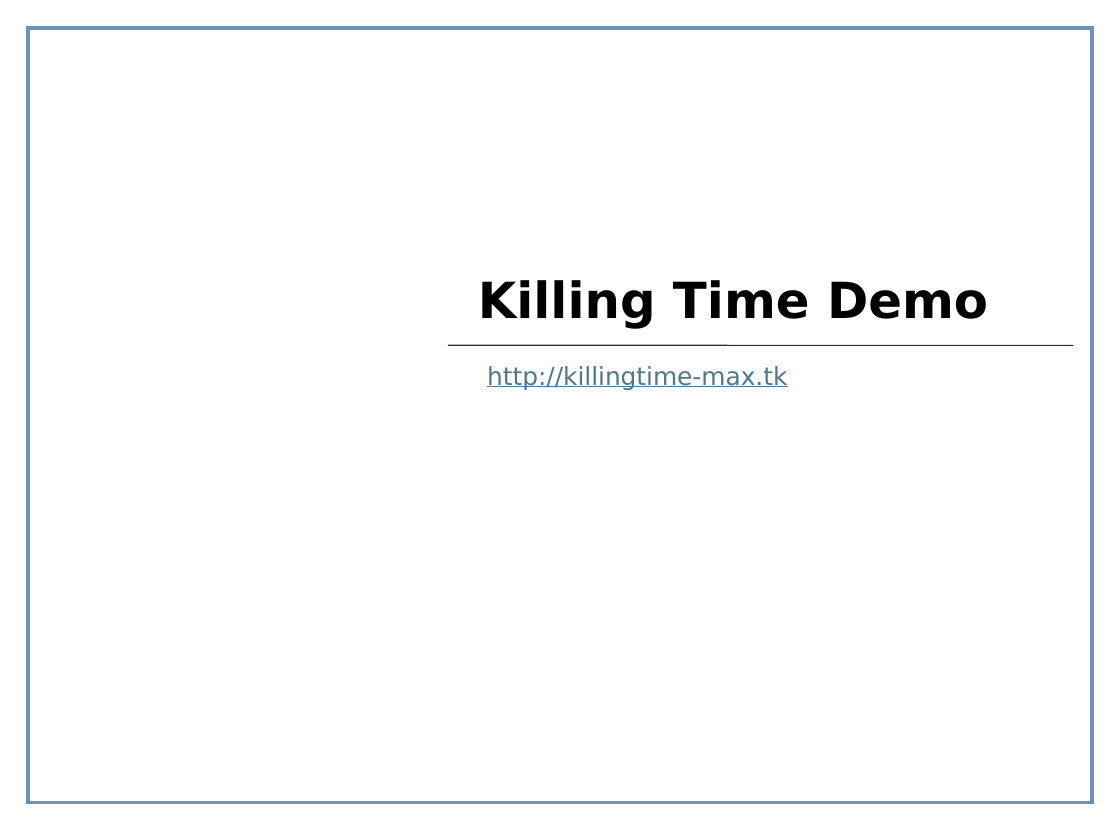
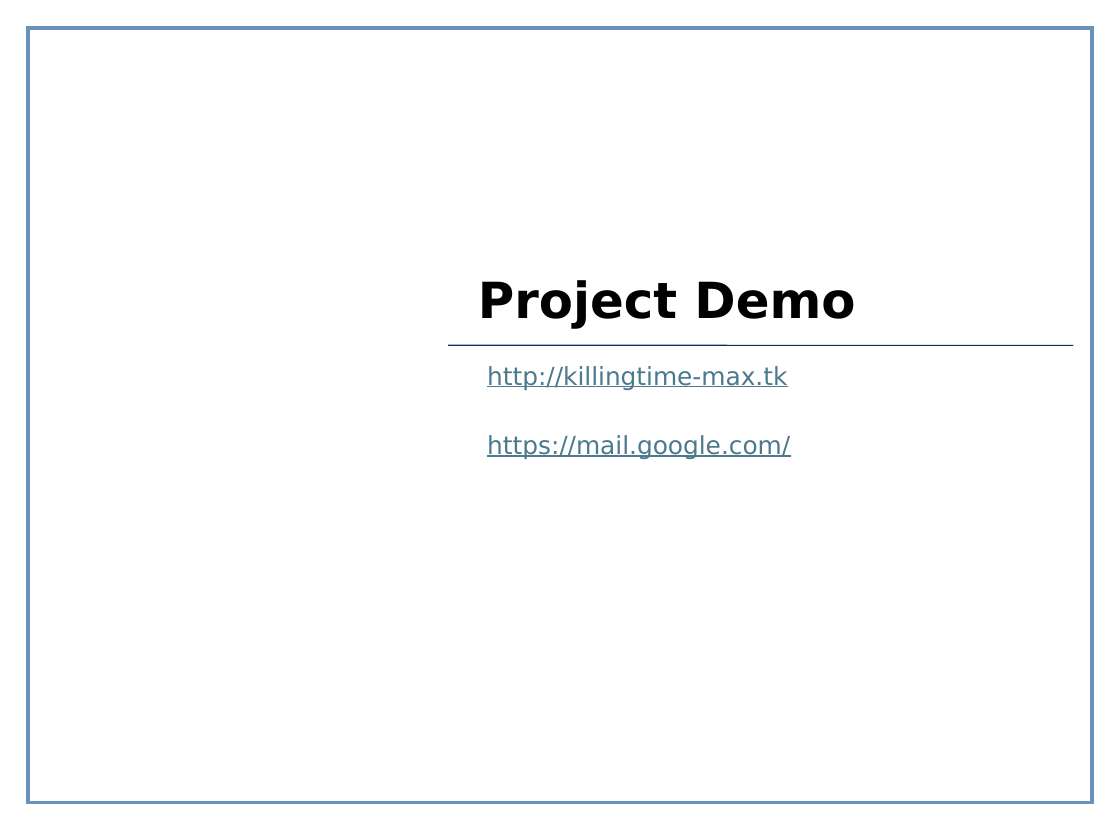
Before and after one commit to sherlockmax/killingtime, a slide deck: slide 6 of doc/KillingTimeReport_V2.pptx. Drawn at 1120x840 pixels with LibreOffice and Linux fonts; fonts in the diff are those of the drawing; background and template pictures are left out. Boxes give left, top, right and bottom in pixels: in the first picture for what was removed or moved away, otherwise in the second. Text is boxed around its words. In the diff, an @@ line names an element or a change of style, - is before the commit and + after.

```diff
--- a/doc/KillingTimeReport_V2.pptx
+++ b/doc/KillingTimeReport_V2.pptx
@@ title at <box>478,280,855,329</box>: text changed @@
-Killing Time Demo
+Project Demo
@@ subtitle at <box>487,435,790,459</box>: paragraph added @@
+https://mail.google.com/
```
Also in this commit, not shown: 2 other slides changed, 2 other files.
